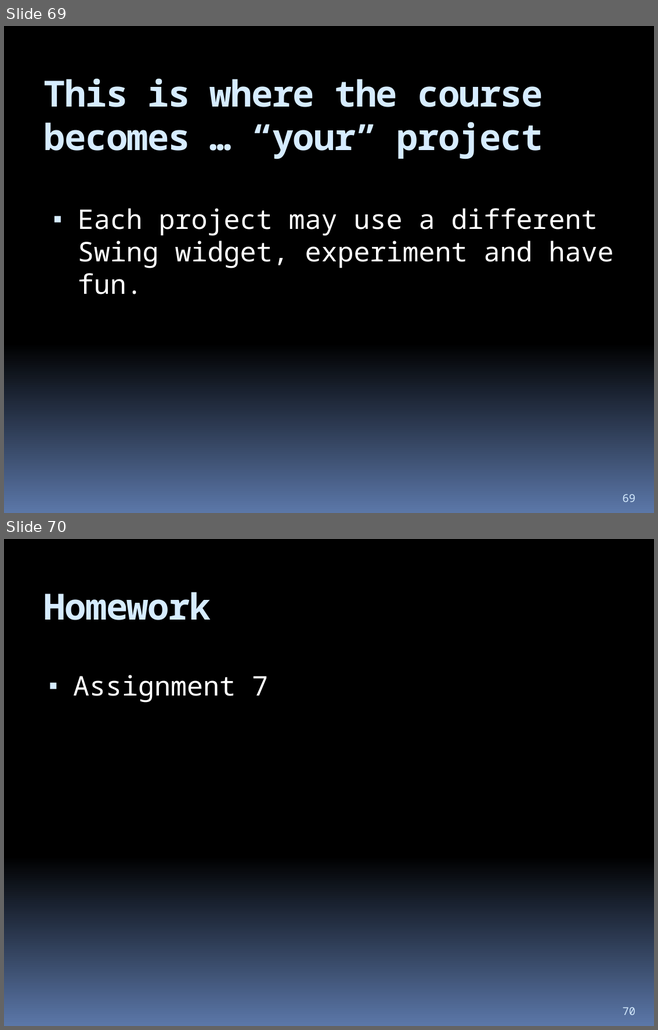
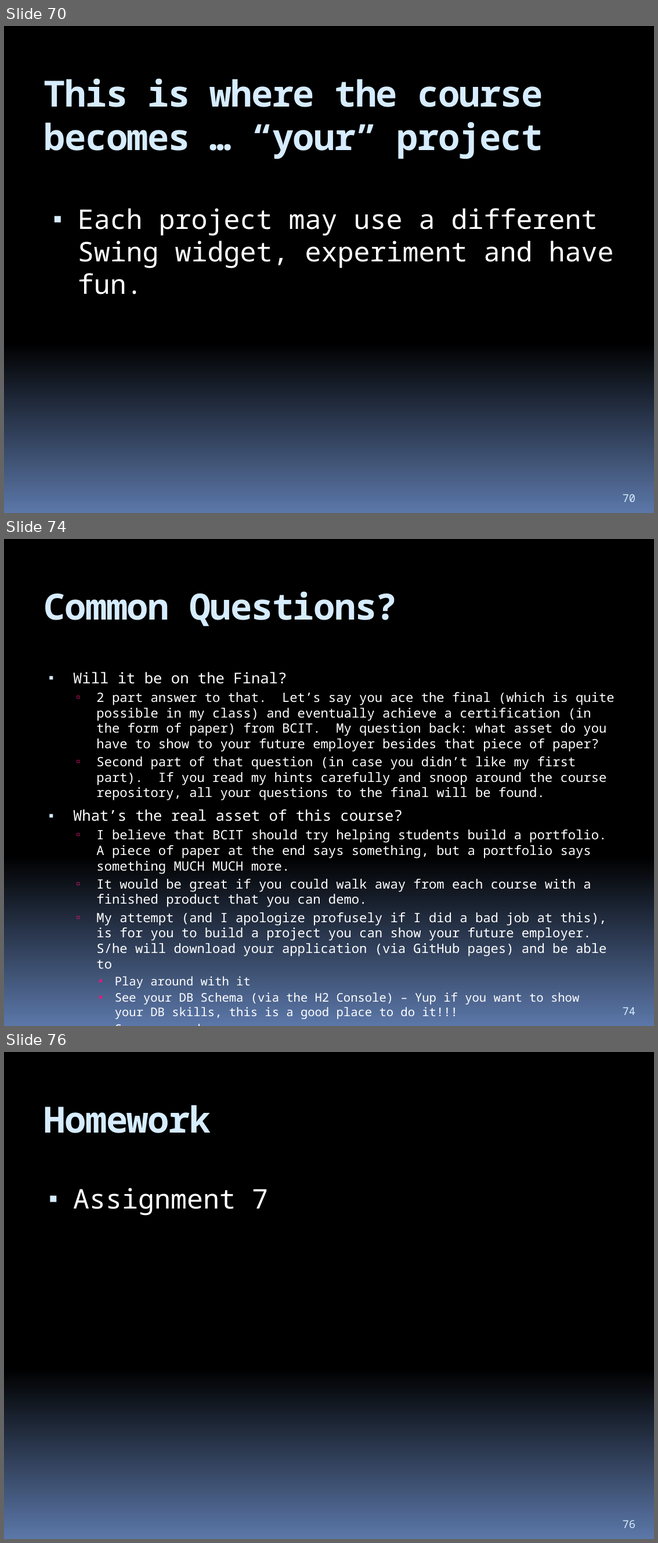
Before and after one commit to hchan/comp2613, a slide deck: coursePresentation.pptx. Shown one above the other, each under a label of ours: slides 69 and 70 before the commit, slides 70, 74 and 76 after it; the slides between them are not shown. The pictures are 658x1030 and 658x1543 pixels, drawn with LibreOffice and Linux fonts; fonts in the diff are those of the drawing. Boxes give left, top, right and bottom in pixels: in the first picture for what was removed or moved away, otherwise in the second. Text is boxed around its words. In the diff, an @@ line names an element or a change of style, - is before the commit and + after.

```diff
--- a/coursePresentation.pptx
+++ b/coursePresentation.pptx
@@ slide 74 added at (4, 539, 654, 1026), background gradient #000000 to #5B77A8 @@
@@ title added at (44, 591, 397, 627), 40 pt, text #D6ECFF, bold @@
+Common Questions?
@@ text added at (73, 672, 614, 1019), 14.3 pt, text #FFFFFF @@
+▪ Will it be on the Final?
+  ▫ 2 part answer to that. Let’s say you ace the final (which is quite possible in my class) and eventually achieve a certification (in the form of paper) from BCIT. My question back: what asset do you have to show to your future employer besides that piece of paper?
+  ▫ Second part of that question (in case you didn’t like my first part). If you read my hints carefully and snoop around the course repository, all your questions to the final will be found.
+▪ What’s the real asset of this course?
+  ▫ I believe that BCIT should try helping students build a portfolio. A piece of paper at the end says something, but a portfolio says something MUCH MUCH more.
+  ▫ It would be great if you could walk away from each course with a finished product that you can demo.
+  ▫ My attempt (and I apologize profusely if I did a bad job at this), is for you to build a project you can show your future employer. S/he will download your application (via GitHub pages) and be able to
+    • Play around with it
+    • See your DB Schema (via the H2 Console) – Yup if you want to show your DB skills, this is a good place to do it!!!
+    • See your code
+    • See your comments / documentation (index.html (yup!!), changes.html). Show off your HTML / documentation skills here if you want ;)
@@ page number added at (622, 1007, 635, 1015), 12 pt, text #D6ECFF @@
+74
@@ what was slide 69 is now slide 70 @@
@@ page number at (622, 494, 635, 502): text changed @@
-69
+70
@@ what was slide 70 is now slide 76 @@
@@ page number at (622, 1520, 635, 1528): text changed @@
-70
+76
```
Also in this commit, not shown: 5 slides changed, 5 other slides added, 1 slide removed, 1 other file.
